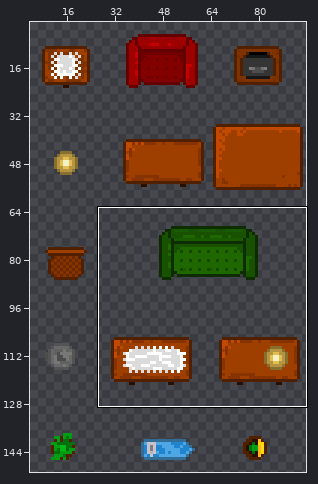
Two versions of one sprite sheet, datas/tilesets/furnitures26.png. The picture above shows the old version from afar; the outline marks the close-up.
Close-up. Earlier state:
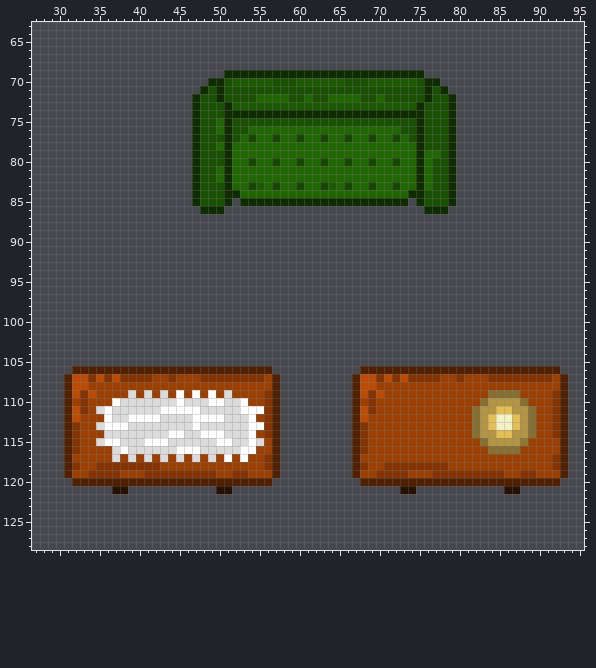
The file is 96x158 pixels. Colours within 5 levels of each other are drawn and written as one. Shown: x 27..95, y 63..128. The wide view leaves out empty margins.
The result:
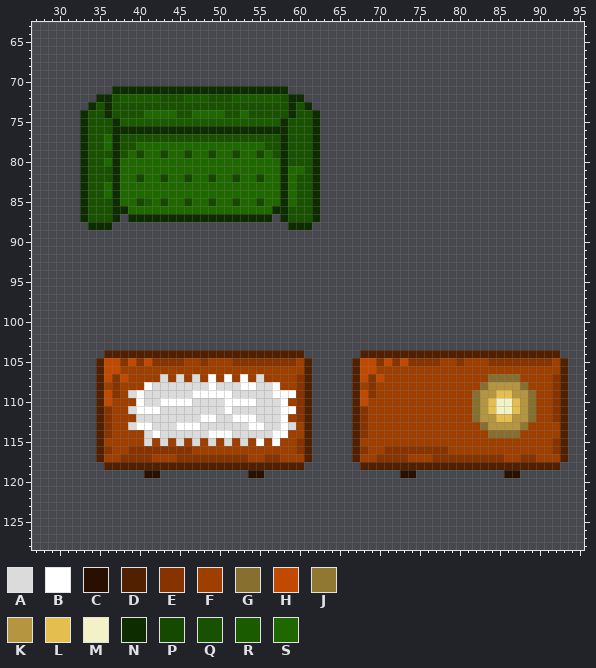
Palette (. is transparent): A #dbdbdb  B #ffffff  C #280f00  D #512000  E #873300  F #9e3f00  G #876f2f  H #c14a00  J #917832  K #b5953f  L #e4be4e  M #f2f2c6  N #0d2d00  P #164900  Q #185100  R #1b5b00  S #1f6800
The exact change:
Changed rows in their new state; - is an unchanged pixel.
first column x 33:
 69 ------------------.........................----
 70 ----------------.............................--
 71 ----NNNNNNNNNNN-N-NNNNNNNN....................-
 72 --NNQRRRRRQQQRRR-Q-RRRRRRQNN...................
 73 -NQNQQQQQQQQQQQ---QQQQQQQQNQN..................
 74 NQQNQQQQSSSSQQSSSSQQSQQQQQ-QQ-.................
 75 NQQQNRRRRRRRRRRRRRRRRRRRRN---N.................
 76 NQQQNNNNNNNNNN-NNN-NNNNNNNQQQN.................
 77 NQQSNQQQQQQQQQQ---Q-QQQQQNQQQN.................
 78 NQQSNQQSSSSSSSSSS-S----QQNQQQN.................
 79 NQQQNQSPSSPSSPSSPSSP--P-QNQQQN.................
 80 NQQSNSSSSSSSSSSSSSS--S--SNQQQN.................
 81 NQQQNSSSSSSSSSSSS-S------N--QN.................
 82 NQQQNSSPSSPSSPSSP-SP--P--N-QQN.................
 83 NQQSNSSSSSSSSSSSSSS--SS-SN-QQN.................
 84 NQQSNSSSSSSSSSSSSSSS-----N-QQN.................
 85 NQQQNSSPRSPSSPSSPSSPSSPSS-SQQ-...........-.....
 86 NQQQNNSSSSSSSSSSSSSSSSSSNNQQQN-------------...-
 87 NQQQN-NNNNNNNNNNNNNNNNNN-NQQQN-----------------
 88 -NNN----------------------NNN------------------
first column x 31:
104 -----DDDDDDDDDDDDDDDDDDDDDDDDD-------DDDDDDDDDDDDDDDDDDDDDDDDD-
105 ----DHHEHEHEEEEFFEFFFEEEEEEEEFD-----DHHEHEHEEEEFFEFFFEEEEEEEEFD
106 -...-HHFFFFFFFFFFFFFFFFFFFFFFFD-----DHHFFFFFFFFFFFFFFFFFFFFFFFD
107 ....DHEHFFF-AFA-AFBFBFBFA-FFFED-------EHFFFFFFF--F---GGGGFFFFE-
108 ....D-E---BAAAAAAABAAABBAABFFED------FE-------------GKKKKG---E-
109 ....DHE--B-A-AAA-B-BBAAAAABBBED--------F-----------GKKLLKKG----
110 ....DHFFFB--BB-B--AABB-BAAABFED------HF------------GKLMMLKG----
111 ....DEFF-BBBAAAAA---B-AAAAABBED------EF--------------LMML------
112 ....DEFFFAAA----A--A-BB-AAABFED------E---------------KLLK------
113 ....DEFF-BB---BB---------AABAFD--------------------FGKKKKJF--F-
114 ....DEFFFF-B-AA--A--B--AAABBFFD--------------------FFGGGGFF--F-
115 ....DFFFFFAFAF-F-F-FAF-FB-BFFED------F--------------FFFFFF---E-
116 ....DEFFEEEEEEEEFFFFFFFF--FFFED---------EEEEEEEE-----FFFF----E-
117 ....D-FEEEE-F-EEEEEEEEE---EFFFD--------EEEE---EEEEEEEEE--EE--F-
118 .....DDDDDDDDDDDDDDDDDDDDD-DDD------.DDDDDDDDDDDDDDDDDDDDDDDDD.
119 ..........CC...........CC..---------......CC...........CC......
120 -.........................-----------.........................-
121 ------..-----------..---------------------..-----------..------
Where, in picture pixels (left, top, right, bottom), the same in both close-ups:
changed: (80, 70, 456, 230)
changed: (64, 350, 312, 494)
changed: (352, 350, 568, 494)
